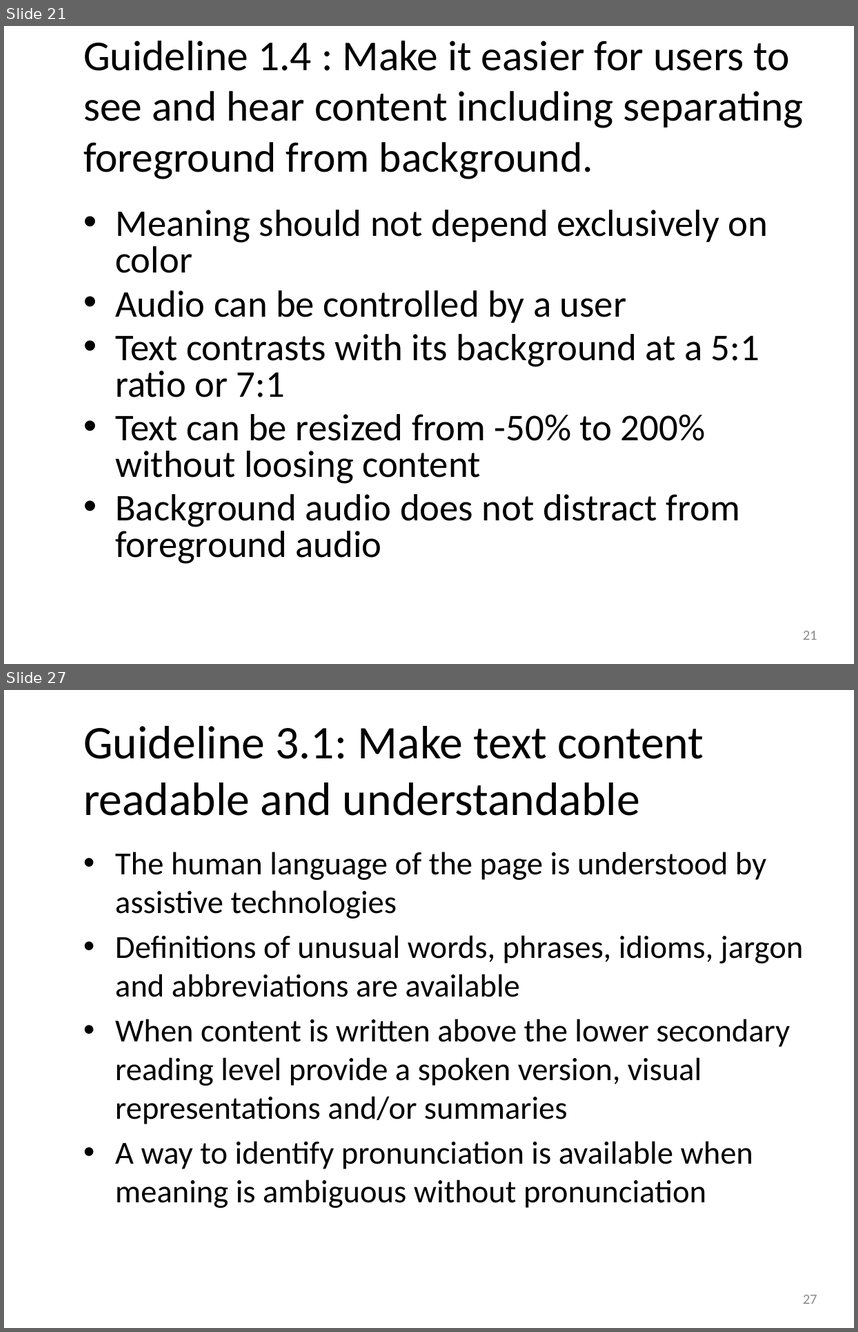
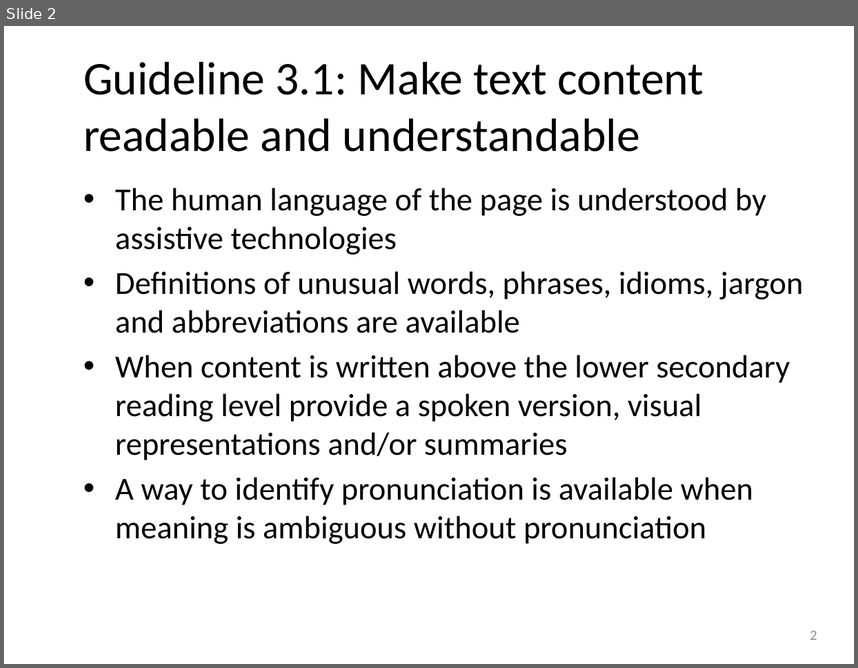
Before and after one commit to punchouty/accessibility, a slide deck: ppt/principle3.pptx. Shown one above the other, each under a label of ours: slides 21 and 27 before the commit, slide 2 after it; the slides between them are not shown. The pictures are 858x1332 and 858x668 pixels, drawn with LibreOffice and Linux fonts; fonts in the diff are those of the drawing; background and template pictures are left out. Boxes give left, top, right and bottom in pixels: in the first picture for what was removed or moved away, otherwise in the second. Text is boxed around its words. In the diff, an @@ line names an element or a change of style, - is before the commit and + after.

```diff
--- a/ppt/principle3.pptx
+++ b/ppt/principle3.pptx
@@ slide 21 removed at <box>4,26,854,664</box>, background picture (left out) @@
@@ title removed at <box>83,40,803,179</box> @@
-Guideline 1.4 : Make it easier for users to see and hear content including separating foreground from background.
@@ text removed at <box>115,210,769,564</box> @@
-• Meaning should not depend exclusively on color
-• Audio can be controlled by a user
-• Text contrasts with its background at a 5:1 ratio or 7:1
-• Text can be resized from -50% to 200% without loosing content
-• Background audio does not distract from foreground audio
@@ page number removed at <box>803,630,818,639</box> @@
-21
@@ what was slide 27 is now slide 2 @@
@@ page number at <box>810,630,817,639</box>: text changed @@
-27
+2
```
Also in this commit, not shown: 1 slide added, 26 other slides removed, 17 other files.
